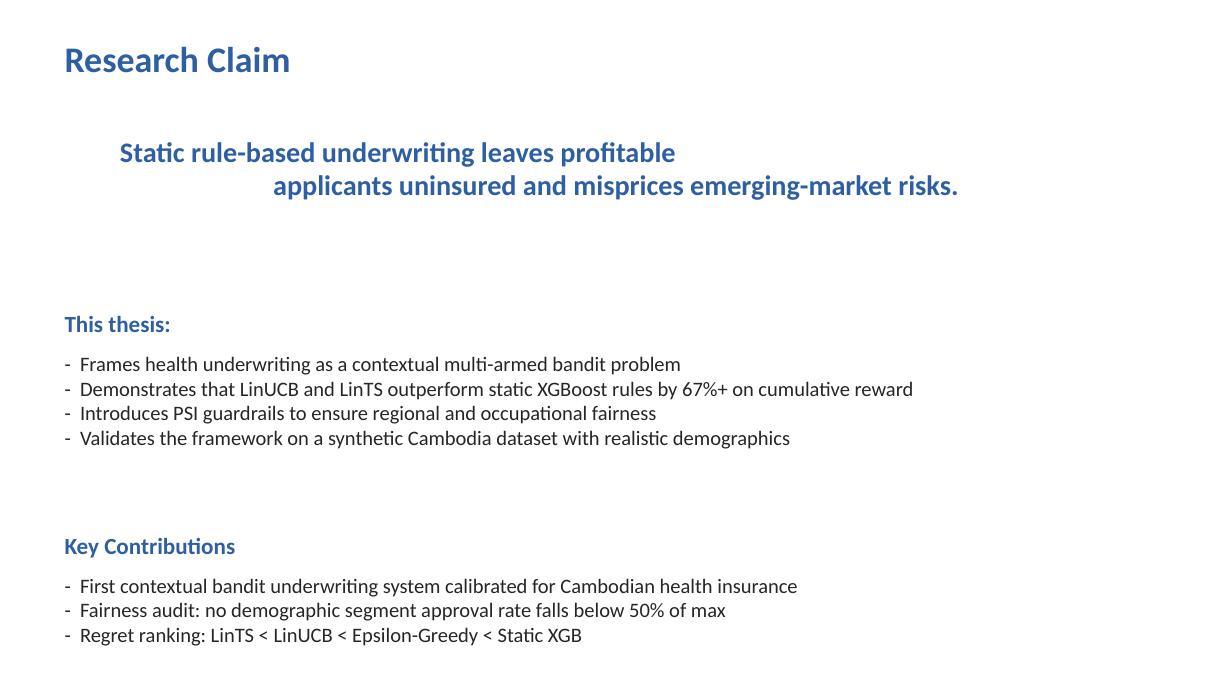
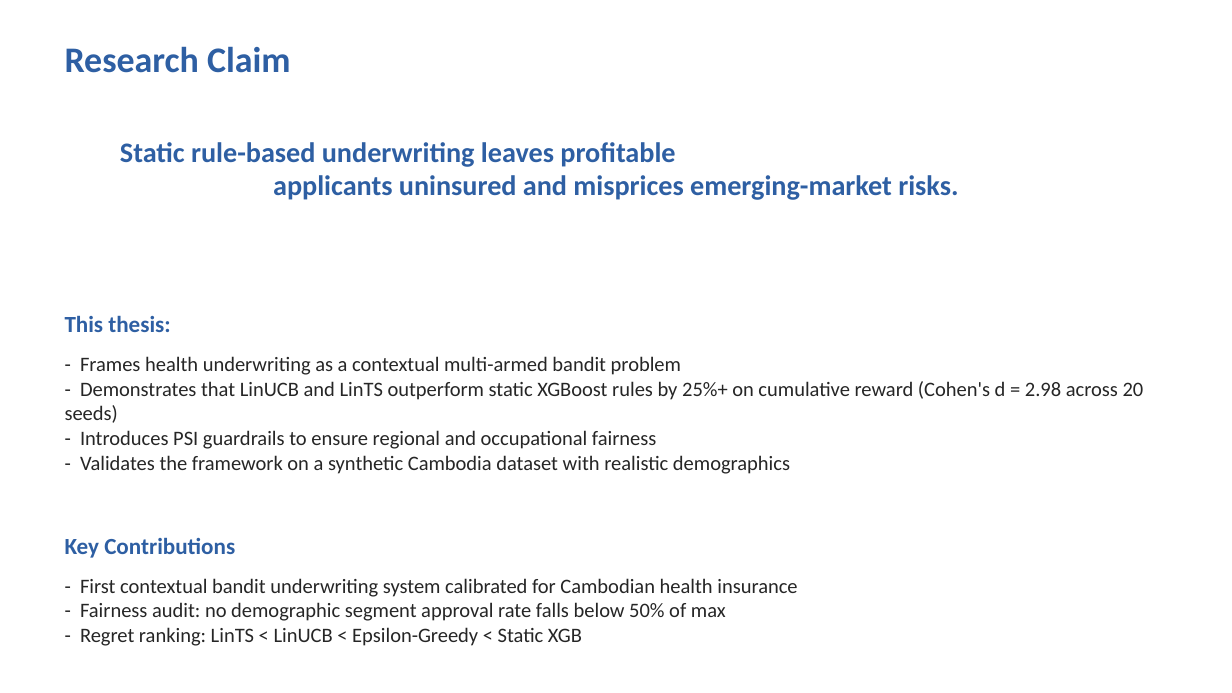
Before and after one commit to PolyTheML/DAC-UW-Thesis, a slide deck: slide 4 of thesis/health_rl/health_rl_defense_presentation.pptx. Drawn at 1232x693 pixels with LibreOffice and Linux fonts; fonts in the diff are those of the drawing. Boxes give left, top, right and bottom in pixels: in the first picture for what was removed or moved away, otherwise in the second. Text is boxed around its words. In the diff, an @@ line names an element or a change of style, - is before the commit and + after.

```diff
--- a/thesis/health_rl/health_rl_defense_presentation.pptx
+++ b/thesis/health_rl/health_rl_defense_presentation.pptx
@@ text at [65, 381, 1144, 423]: text changed @@
-- Demonstrates that LinUCB and LinTS outperform static XGBoost rules by 67%+ on cumulative reward
+- Demonstrates that LinUCB and LinTS outperform static XGBoost rules by 25%+ on cumulative reward (Cohen's d = 2.98 across 20 seeds)
```
Also in this commit, not shown: 6 other slides changed, 46 other files.
